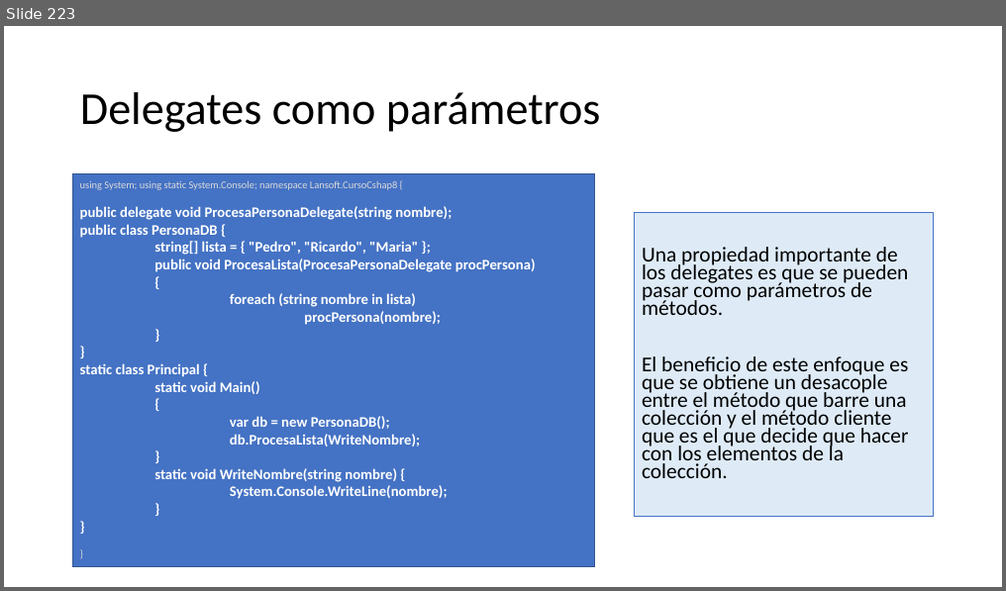
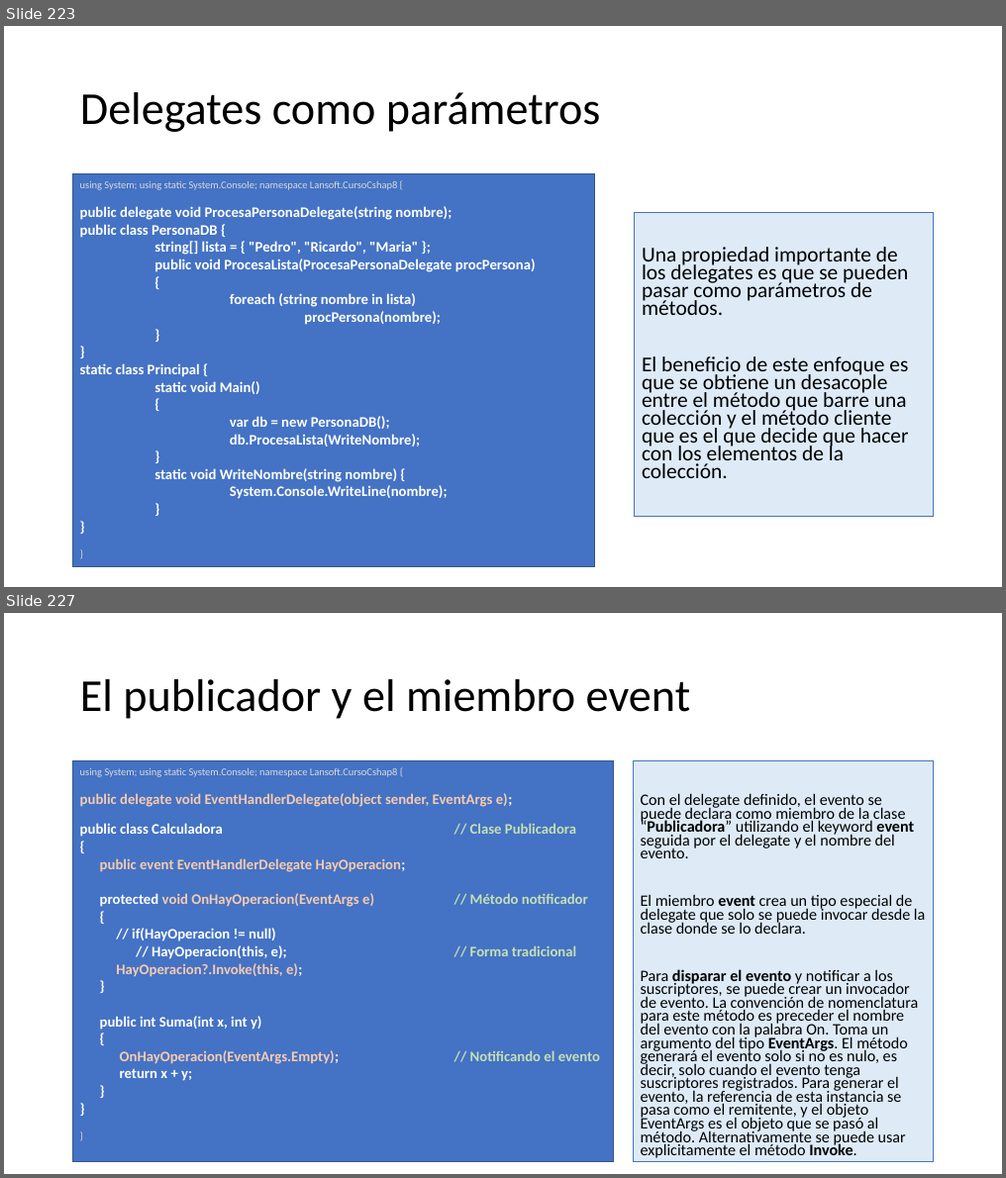
Before and after one commit to AlbertOsinaga/CursoCSharp__8, a slide deck: CSharpQuickReferencia.pptx. Shown one above the other, each under a label of ours: slide 223 before the commit, slides 223 and 227 after it; the slides between them are not shown. The pictures are 1006x591 and 1006x1178 pixels, drawn with LibreOffice and Linux fonts; fonts in the diff are those of the drawing. Boxes give left, top, right and bottom in pixels: in the first picture for what was removed or moved away, otherwise in the second. Text is boxed around its words. In the diff, an @@ line names an element or a change of style, - is before the commit and + after.

Commit message:
V 2020 05 10 PPT-CQR 230 slides

```diff
--- a/CSharpQuickReferencia.pptx
+++ b/CSharpQuickReferencia.pptx
@@ slide 227 added at [4,613,1002,1174], background #FFFFFF @@
@@ title added at [80,679,691,719], 44 pt, text #000000 @@
+El publicador y el miembro event
@@ rectangle added at [73,761,614,1161], fill #4472C4, outline #325491 1 pt, 14 pt, text #F8CBAD, bold @@
+using System; using static System.Console; namespace Lansoft.CursoCshap8 {
+public delegate void EventHandlerDelegate(object sender, EventArgs e);
+public class Calculadora // Clase Publicadora
+{
+public event EventHandlerDelegate HayOperacion;
+protected void OnHayOperacion(EventArgs e) // Método notificador
+{
+// if(HayOperacion != null)
+// HayOperacion(this, e); // Forma tradicional
+HayOperacion?.Invoke(this, e);
+}
+public int Suma(int x, int y)
+{
+OnHayOperacion(EventArgs.Empty); // Notificando el evento
+return x + y;
+}
+}
+}
@@ text added at [633,761,934,1161], fill #DEEBF7, outline #4472C4 0.75 pt, 15.4 pt, text #000000 @@
+Con el delegate definido, el evento se puede declara como miembro de la clase “Publicadora” utilizando el keyword event seguida por el delegate y el nombre del evento.
+El miembro event crea un tipo especial de delegate que solo se puede invocar desde la clase donde se lo declara.
+Para disparar el evento y notificar a los suscriptores, se puede crear un invocador de evento. La convención de nomenclatura para este método es preceder el nombre del evento con la palabra On. Toma un argumento del tipo EventArgs. El método generará el evento solo si no es nulo, es decir, solo cuando el evento tenga suscriptores registrados. Para generar el evento, la referencia de esta instancia se pasa como el remitente, y el objeto EventArgs es el objeto que se pasó al método. Alternativamente se puede usar explicitamente el método Invoke.
```
Also in this commit, not shown: 6 other slides added, 1 other file.
